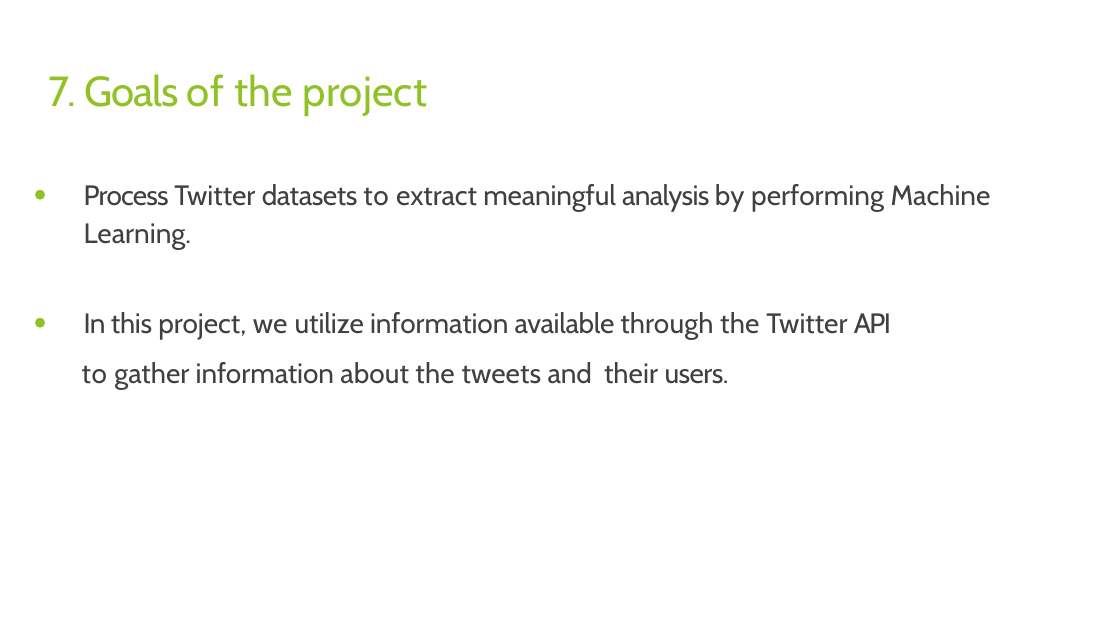
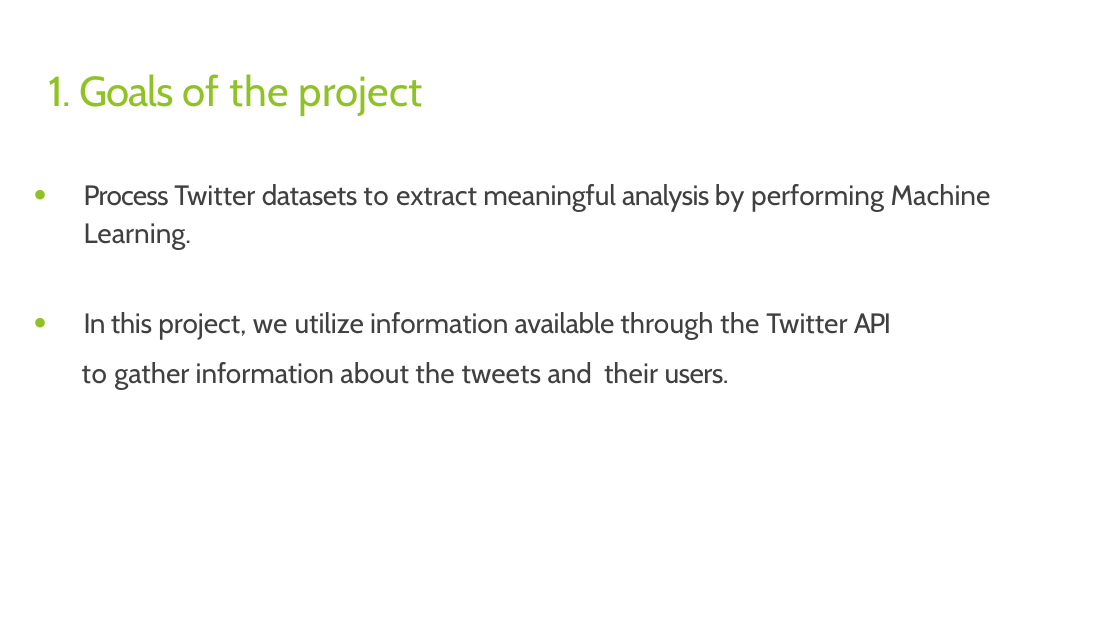
Before and after one commit to PoiBilibili/CSYE7200_FinalProject, a slide deck: slide 2 of Planning.pptx (slide 8 before the commit). Drawn at 1120x630 pixels with LibreOffice and Linux fonts; fonts in the diff are those of the drawing. Boxes give left, top, right and bottom in pixels: in the first picture for what was removed or moved away, otherwise in the second. Text is boxed around its words. In the diff, an @@ line names an element or a change of style, - is before the commit and + after.

```diff
--- a/Planning.pptx
+++ b/Planning.pptx
@@ title at box(49, 74, 422, 116): text changed @@
-7. Goals of the project
+1. Goals of the project
```
Also in this commit, not shown: 6 other slides changed, 45 other files.
